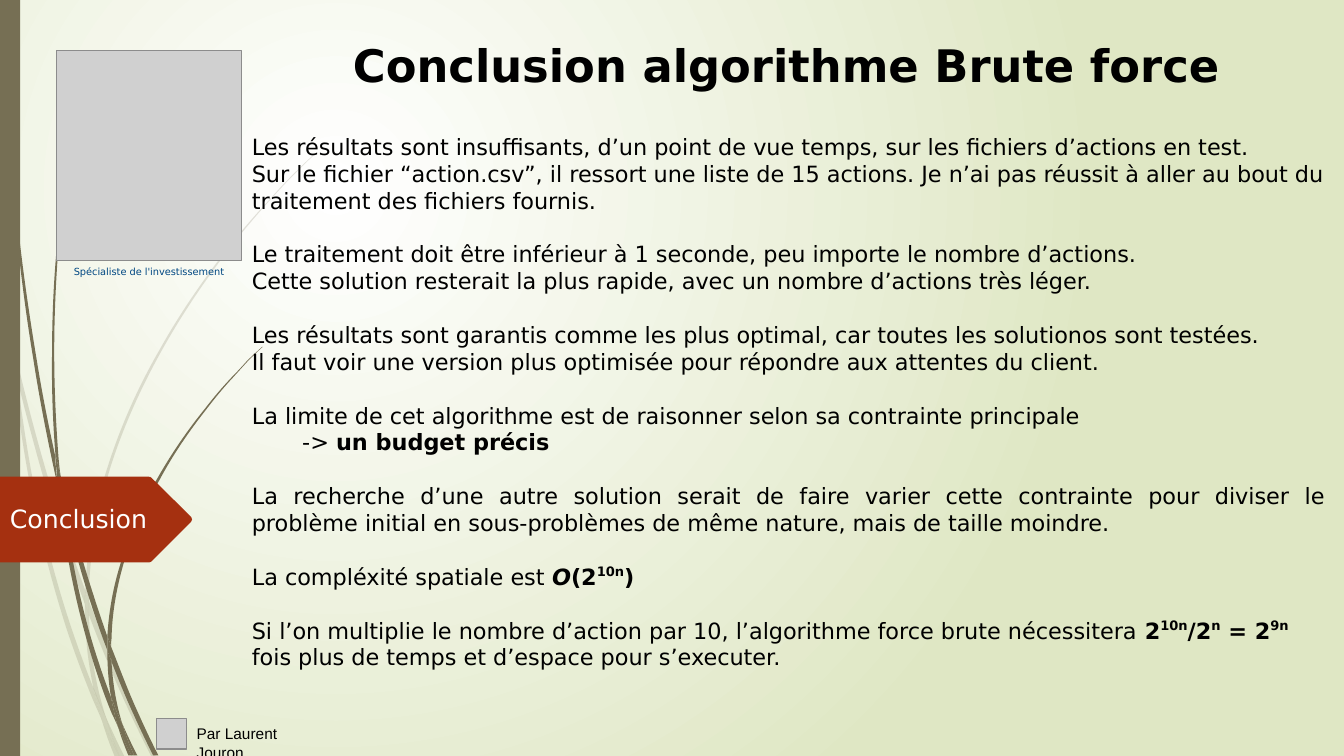
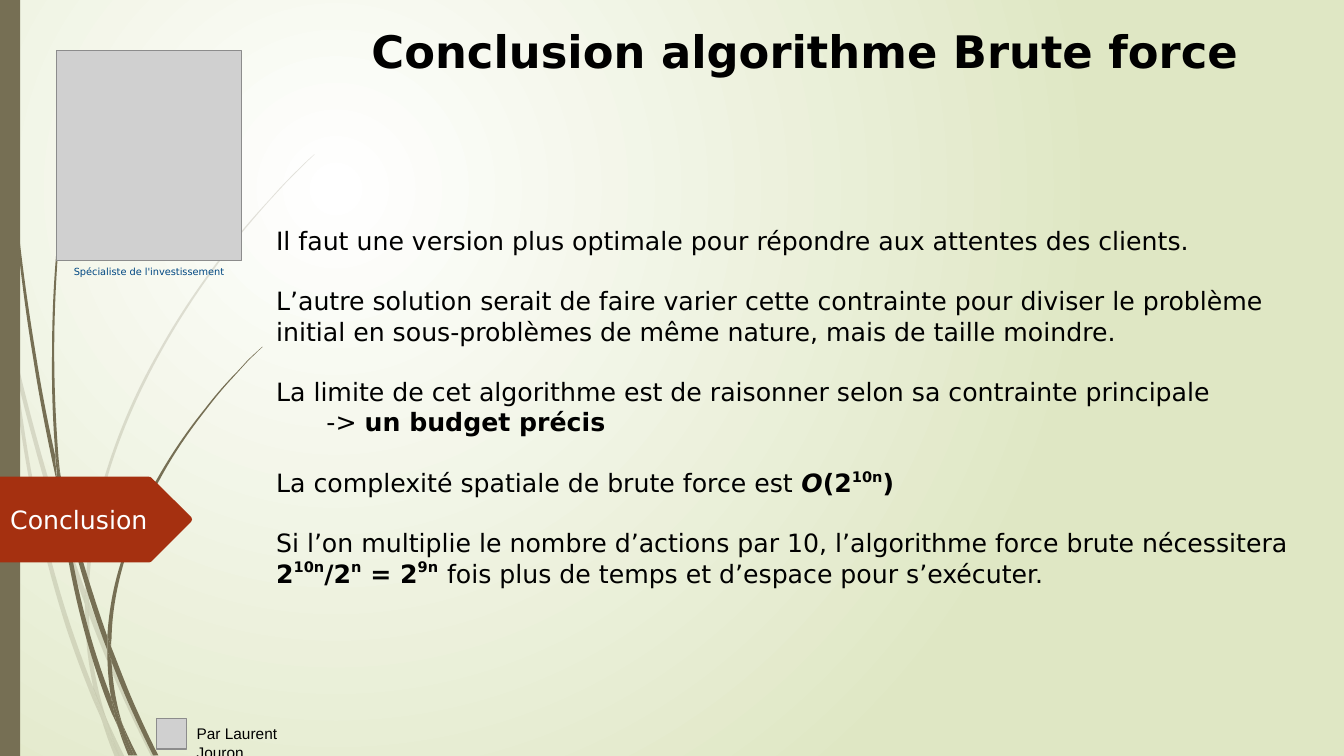
Before and after one commit to LaurentJouron/Python_algo_invest_trade, a slide deck: slide 9 of pptx/algo invest.pptx (slide 6 before the commit). Drawn at 1344x756 pixels with LibreOffice and Linux fonts; fonts in the diff are those of the drawing; grey boxes stand for pictures. Boxes give left, top, right and bottom in pixels: in the first picture for what was removed or moved away, otherwise in the second. Text is boxed around its words. In the diff, an @@ line names an element or a change of style, - is before the commit and + after.

```diff
--- a/pptx/algo invest.pptx
+++ b/pptx/algo invest.pptx
@@ text "Conclusion algorithme Brute force": place and size @@
-text "Conclusion algorithme Brute force" at box(353, 48, 1219, 92)
+text "Conclusion algorithme Brute force" at box(371, 34, 1237, 78)
@@ text "Conclusion algorithme Brute force" at box(371, 34, 1237, 78): less space between paragraphs @@
@@ text "Il faut une version plus ...": place and size @@
-text "Il faut une version plus ..." at box(252, 137, 1325, 670)
+text "Il faut une version plus ..." at box(276, 230, 1287, 589)
@@ text at box(276, 230, 1263, 347): text changed; size 16 to 18 pt @@
-Les résultats sont insuffisants, d’un point de vue temps, sur les fichiers d’actions en test.
-Sur le fichier “action.csv”, il ressort une liste de 15 actions. Je n’ai pas réussit à aller au bout du traitement des fichiers fournis.
-Le traitement doit être inférieur à 1 seconde, peu importe le nombre d’actions.
-Cette solution resterait la plus rapide, avec un nombre d’actions très léger.
-Les résultats sont garantis comme les plus optimal, car toutes les solutionos sont testées.
-Il faut voir une version plus optimisée pour répondre aux attentes du client.
+Il faut une version plus optimale pour répondre aux attentes des clients.
+L’autre solution serait de faire varier cette contrainte pour diviser le problème initial en sous-problèmes de même nature, mais de taille moindre.
@@ text at box(276, 382, 1210, 437): size 16 to 18 pt in "La limite de cet algorithme est de ...", "-> un budget précis" @@
@@ text at box(276, 472, 1287, 589): text changed; size 16 to 18 pt @@
-La recherche d’une autre solution serait de faire varier cette contrainte pour diviser le problème initial en sous-problèmes de même nature, mais de taille moindre.
-La compléxité spatiale est O(210n)
-Si l’on multiplie le nombre d’action par 10, l’algorithme force brute nécessitera 210n/2n = 29n fois plus de temps et d’espace pour s’executer.
+La complexité spatiale de brute force est O(210n)
+Si l’on multiplie le nombre d’actions par 10, l’algorithme force brute nécessitera 210n/2n = 29n fois plus de temps et d’espace pour s’exécuter.
```
Also in this commit, not shown: 10 other slides changed, 3 slides added, 6 slides removed, 10 other files.
